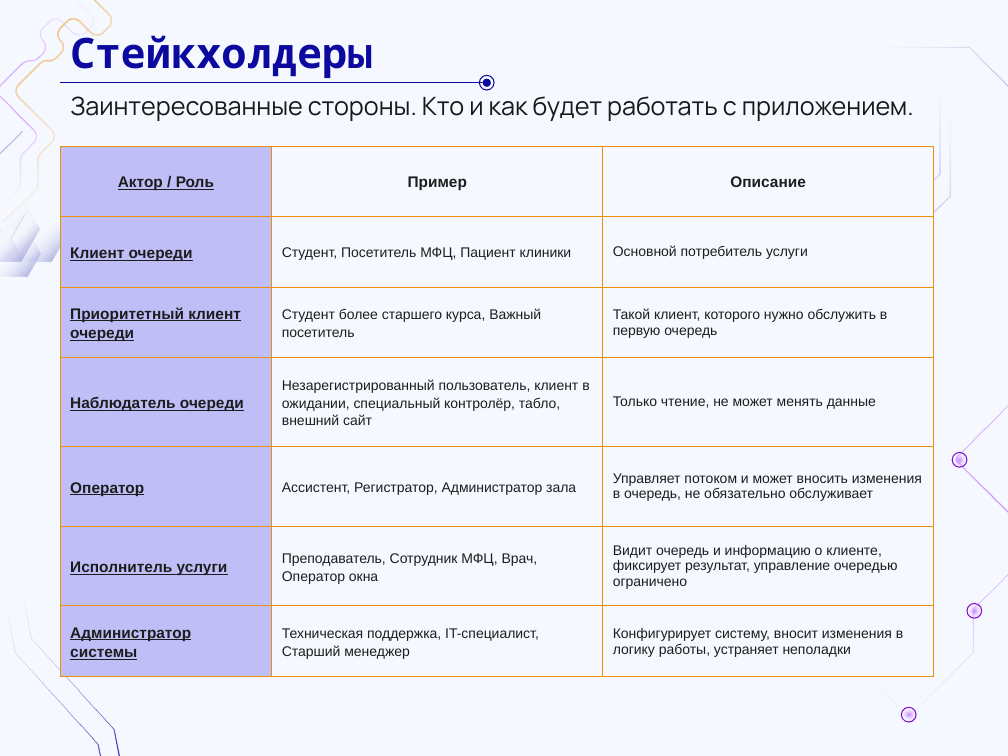
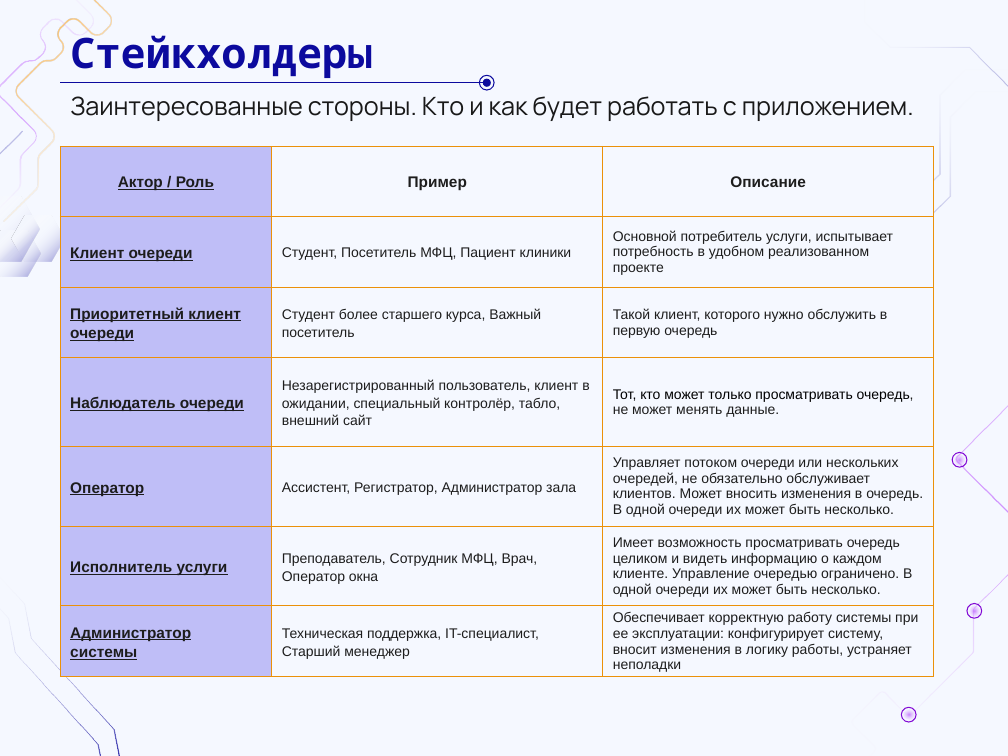
Before and after one commit to DaL1ner/virtual_queue_management_system, a slide deck: slide 4 of reports/presentation/sprint-01.pptx. Drawn at 1008x756 pixels with LibreOffice and Linux fonts; fonts in the diff are those of the drawing; background and template pictures are left out. Boxes give left, top, right and bottom in pixels: in the first picture for what was removed or moved away, otherwise in the second. Text is boxed around its words. In the diff, an @@ line names an element or a change of style, - is before the commit and + after.

```diff
--- a/reports/presentation/sprint-01.pptx
+++ b/reports/presentation/sprint-01.pptx
@@ table at (x1=60, y1=146, x2=933, y2=681) @@
-row 2, column 3: Основной потребитель услуги
+row 2, column 3: Основной потребитель услуги, испытывает потребность в удобном реализованном проекте
-row 4, column 3: Только чтение, не может менять данные
+row 4, column 3: Тот, кто может только просматривать очередь, не может менять данные.
-row 5, column 3: Управляет потоком и может вносить изменения в очередь, не обязательно обслуживает
+row 5, column 3: Управляет потоком очереди или нескольких очередей, не обязательно обслуживает клиентов. Может вносить изменения в очередь. В одной очереди их может быть несколько.
-row 6, column 3: Видит очередь и информацию о клиенте, фиксирует результат, управление очередью ограничено
+row 6, column 3: Имеет возможность просматривать очередь целиком и видеть информацию о каждом клиенте. Управление очередью ограничено. В одной очереди их может быть несколько.
-row 7, column 3: Конфигурирует систему, вносит изменения в логику работы, устраняет неполадки
+row 7, column 3: Обеспечивает корректную работу системы при ее эксплуатации: конфигурирует систему, вносит изменения в логику работы, устраняет неполадки
```
Also in this commit, not shown: 1 other slide changed, 1 slide added, 1 other file.
